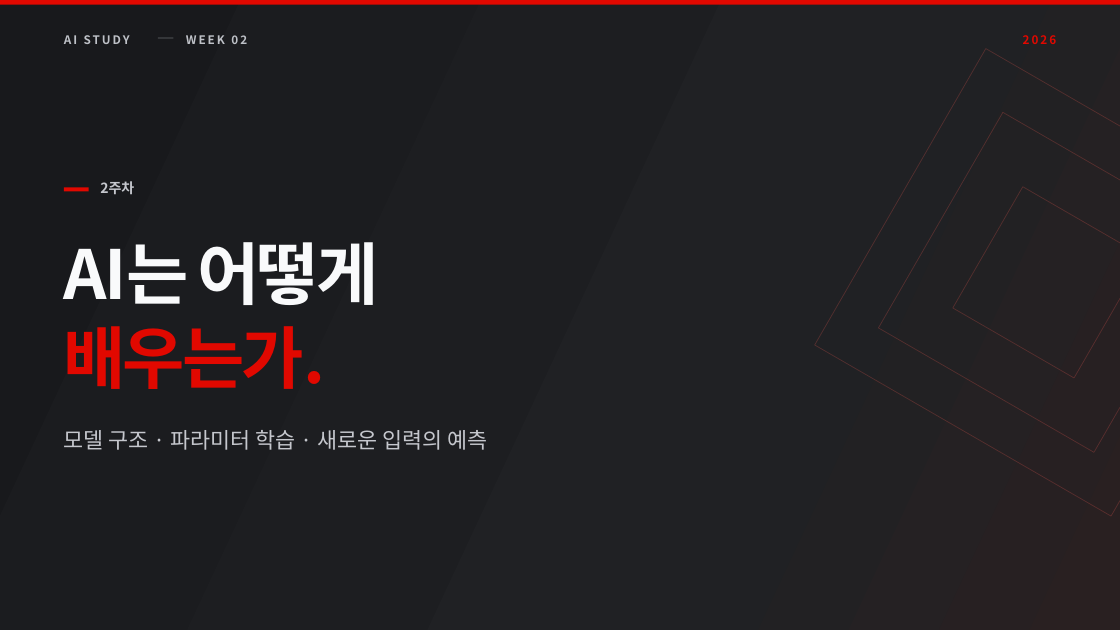
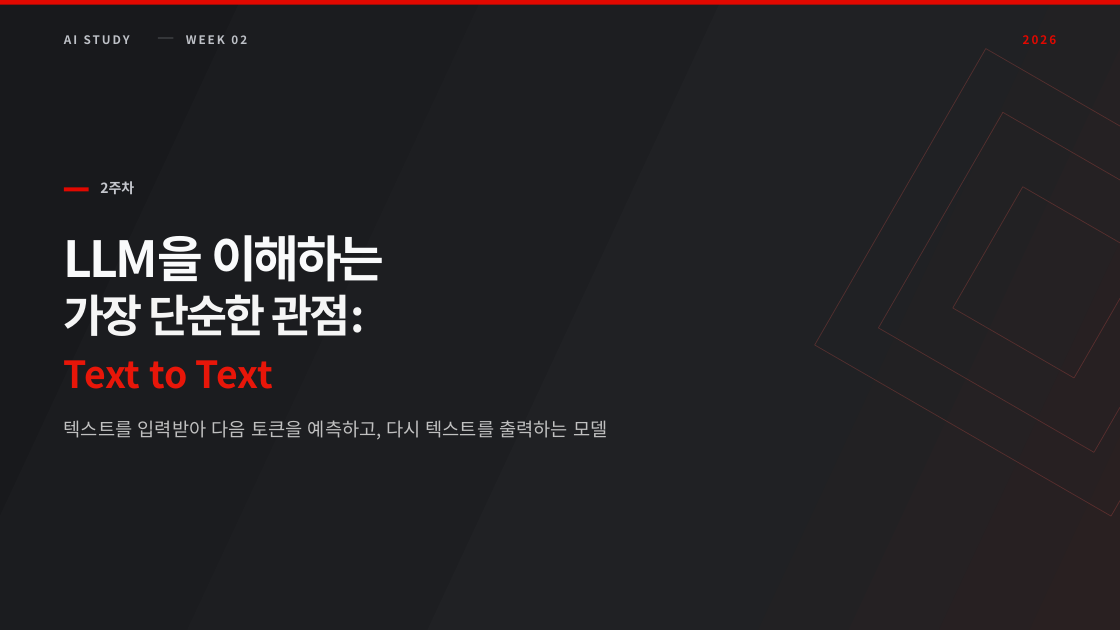
Before and after one commit to TRIPLESONG90/DAL, a slide deck: slide 1 of week2/ai-learning/DAL_Week2_AI_Learning.pptx. Drawn at 1120x630 pixels with LibreOffice and Linux fonts; fonts in the diff are those of the drawing. Boxes give left, top, right and bottom in pixels: in the first picture for what was removed or moved away, otherwise in the second. Text is boxed around its words. In the diff, an @@ line names an element or a change of style, - is before the commit and + after.

Commit message:
docs: finalize week 2 text-to-text materials

```diff
--- a/week2/ai-learning/DAL_Week2_AI_Learning.pptx
+++ b/week2/ai-learning/DAL_Week2_AI_Learning.pptx
@@ text at (64,235,385,282): text changed; size 65.2 to 48 pt @@
-AI는 어떻게
+LLM을 이해하는
@@ text at (64,294,365,336): text changed; size 65.2 to 43 pt; text colour #E10800 to #F5F5F5 @@
-배우는가.
+가장 단순한 관점:
@@ text at (64,360,273,389): text changed; size 21 to 36 pt; text colour #C5C7CD to #E81609; bold on @@
-모델 구조 · 파라미터 학습 · 새로운 입력의 예측
+Text to Text
@@ text added at (64,420,607,440), 18 pt, text #C0C0C0 @@
+텍스트를 입력받아 다음 토큰을 예측하고, 다시 텍스트를 출력하는 모델
```
Also in this commit, not shown: 12 other slides changed, 17 other files.
